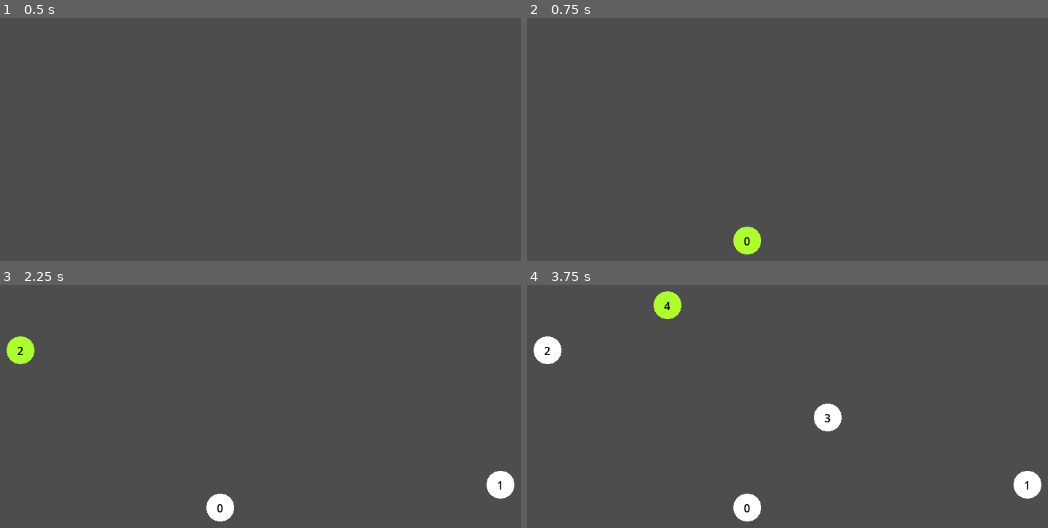
Above: before the commit, frames 1-4 (two rows, left to right).
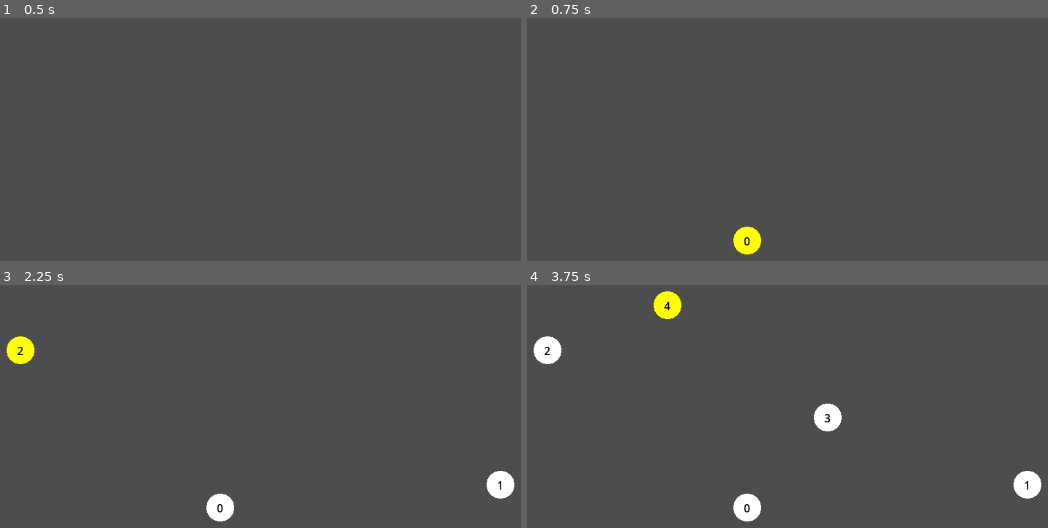
Above: after the commit, the same moments.

Repository: VerticesLTD/Graphos
Game: Godot game, scene res://main.tscn
Same seed, same stepped clock (60 frames per second), same inputs: the game is played once before the commit and once after it.
Inputs (mouse positions are in pixels of both pictures, inside the frame that each line leads up to):
- Up to frame 1 (0.5 s): no input
- Up to frame 2 (0.75 s): tap Enter at 0.5 s; move the mouse to (745, 239) at 0.52 s; hold Ctrl from 0.53 s (still down); click (745, 239) at 0.67 s
- Up to frame 3 (2.25 s): release Ctrl at 1.25 s; tap Space at 1.25 s; drag from (500, 484) to (218, 506) at 1.27 s; tap Enter at 2 s; move the mouse to (20, 350) at 2.02 s; hold Ctrl from 2.03 s (still down); click (20, 350) at 2.17 s
- Up to frame 4 (3.75 s): release Ctrl at 2.75 s; tap Space at 2.75 s; drag from (829, 418) to (547, 350) at 2.77 s; tap Enter at 3.5 s; move the mouse to (667, 304) at 3.52 s; hold Ctrl from 3.53 s (still down); click (667, 304) at 3.67 s

Frame 1 is identical in both runs. In frame 2, 0.5% of the frame differs, in the area x 39-45%, y 86-98%; in frame 3, 0.5%; in frame 4, 0.5%.

Commit message:
made the ui more reactive, ctrl left click is super cool rn! added helper funcs and made teh code simpler

Diff:
--- a/controllers/GraphController.gd
+++ b/controllers/GraphController.gd
@@ -19,9 +19,6 @@
 	InputHandler.subscribe_to_intention(InputHandler.INTENTION_TYPE.MOUSE_MOTION, self)
 	InputHandler.subscribe_to_intention(InputHandler.INTENTION_TYPE.KEYBOARD, self)
 
-## Called every frame.
-func _process(delta: float) -> void:
-	pass
 
 ## ------------------------------------------------------------------------------
 ## INPUT HANDLING
@@ -78,10 +75,19 @@
 
 
 func _handle_hover(mouse_pos: Vector2):
+	# Idea: make the vertex glow
 	pass
 
 func _handle_dragging(mouse_pos: Vector2):
-	pass
+	# 1. Get the actual vertex using the ID
+	var v = graph.get_vertex(dragged_vertex_id)
+
+	# 2. Update the 'pos' property.
+	# THE MAGIC: Because we used a 'set(value)' in the Vertex class,
+	# this will automatically tell the Puppet to move!
+	if v:
+		v.pos = mouse_pos
+
 
 ## Starts dragging a node
 func _start_dragging(id: int) -> void:
@@ -146,42 +152,64 @@
 func _handle_path_connection(pos: Vector2) -> void:
 	var id = graph.get_vertex_collision(pos)
 
-	# Clicked empty space
+	# 1. EMPTY SPACE (Creation)
 	if id == Globals.NOT_FOUND:
-		# 1. Create the new vertex
-		var new_id = graph._next_vertex_id
-		graph.add_vertex(pos, Color.GREEN_YELLOW)
-
-		# 2. If we had a previous selection, connect it to the brand new vertex
-		if not selection_buffer.is_empty():
-			graph.add_edge(selection_buffer.back(), new_id)
-
-		# 3. Add to buffer to continue the path from this new point
-		selection_buffer.append(new_id)
-		return
-
-	# Case 2: If the vertex is the last element, uncheck it, and remove the edge
+		_process_path_creation(pos)
+		return
+
+	# 2. LAST VERTEX (Undo)
 	if not selection_buffer.is_empty() and selection_buffer.back() == id:
-		var u = graph.get_vertex(id)
-		# u.remove_edge(selection_buffer.)
-
-		selection_buffer.erase(id)
-		if u: u.color = Color.WHITE
-		return
-
-	# Case 3: Add new vertex to the path
+		_process_path_undo(id)
+		return
+
+	# 3. EXISTING VERTEX (Connection)
+	_process_path_extension(id)
+
+## Create a vertex where the mouse is, and set it to the head.
+func _process_path_creation(pos: Vector2) -> void:
+	# Update the head's color
+	_set_vertex_color(selection_buffer.back(), Color.GREEN_YELLOW)
+
+	# Create new vertex as the new head
+	var new_id = graph.add_vertex(pos, Color.YELLOW)
+
+	# Connect if possible
+	if not selection_buffer.is_empty():
+		graph.add_edge(selection_buffer.back(), new_id)
+
+	selection_buffer.append(new_id)
+
+## Undo the last operation, remove the previous edge and change the head.
+func _process_path_undo(id: int) -> void:
+	var victim = graph.get_vertex(id)
+
+	# Disconnect from previous
+	if selection_buffer.size() >= 2:
+		var prev_id = selection_buffer[selection_buffer.size() - 2]
+		graph.delete_edge(prev_id, id)
+
+	# Remove teh vertex from the selection_buffer
+	selection_buffer.pop_back()
+
+	_set_vertex_color(selection_buffer.back(), Color.YELLOW)
+
+	# Delete up or reset the undone vertex.
+	if victim and victim.degree == 0:
+		graph.delete_vertex(id)
+	else:
+		if victim: victim.color = Color.WHITE
+
+## Chose an existing vertex, connect.
+func _process_path_extension(id: int) -> void:
+	_set_vertex_color(selection_buffer.back(), Color.GREEN_YELLOW)
+
+	# Connect
+	if not selection_buffer.is_empty():
+		graph.add_edge(selection_buffer.back(), id)
+
+	# Update new head
+	_set_vertex_color(id, Color.YELLOW)
 	selection_buffer.append(id)
-	var v = graph.get_vertex(id)
-
-	# Add a feedback: color the path
-	if v: v.color = Color.YELLOW
-
-	# Gives fidback instantly, auto connects automatically
-	if selection_buffer.size() >= 2:
-		var from_id = selection_buffer[selection_buffer.size() - 2]
-		var to_id = selection_buffer.back()
-		graph.add_edge(from_id, to_id)
-
 
 ## Clears the seletion buffer of the vertices.
 func _clear_selection_context() -> void:
@@ -192,3 +220,10 @@
 
 	# 2. Empty the logic container
 	selection_buffer.clear()
+
+## Sets a vertex color. id type isnt mantioned because we can get null.
+func _set_vertex_color(id, color: Color) -> void:
+	if id == null:
+		return
+	var v = graph.get_vertex(id)
+	if v: v.color = color
--- a/graphs/undirected-graph/UndirectedGraph.gd
+++ b/graphs/undirected-graph/UndirectedGraph.gd
@@ -22,9 +22,6 @@
 
 ## Internal counter to ensure every vertex gets a unique, incremental ID
 var _next_vertex_id: int = 0
-
-## Used to remember which vertices we've selected
-var selection_buffer: Array[int] = []
 
 
 func _ready() -> void:
@@ -70,11 +67,12 @@
 
 ## Adds a vertex to the graph if it does not already exist.
 ## Connects the scenes and data connected to the vertex.
+## Returns the vertex's id.
 ## @param id    Unique vertex identifier.
 ## @param x     Optional x-coordinate.
 ## @param y     Optional y-coordinate.
 ## @param color Optional color.
-func add_vertex(pos: Vector2 = Vector2.ZERO, color: Color = Color.WHITE) -> void:
+func add_vertex(pos: Vector2 = Vector2.ZERO, color: Color = Color.WHITE) -> int:
 	var id = _next_vertex_id # Get the next available ID internally
 	_next_vertex_id += 1 # increment
 
@@ -98,6 +96,7 @@
 	# 6: Tell the graph to listen for when we delete an edge
 	v.edge_removed.connect(_on_edge_removed)
 
+	return id
 
 
 ## Adds an undirected edge between two existing vertices.
@@ -106,6 +105,9 @@
 ## @param dst_id Destination vertex ID.
 ## @param weight Edge weight.
 func add_edge(src_id: int, dst_id: int, weight: int = 1) -> void:
+	if src_id == dst_id or has_edge(src_id, dst_id):
+		return
+
 	var src: Vertex = vertices[src_id]
 	var dst: Vertex = vertices[dst_id]
 
@@ -122,17 +124,18 @@
 
 	var victim: Vertex = vertices[id]
 
-	var e: Edge = victim.edges
-	var removed: int = 0
-	while e:
-		removed += 1
-		e = e.next
-
+	# Signals to remove the visuals of the vertex
+	victim.vanished.emit()
+
+	var num_removed_edges = victim.degree
+
+	# Delete edges next to the vertex
 	for v: Vertex in vertices.values():
 		if v != victim:
 			v.delete_edge(victim)
 
-	num_edges -= removed
+	# Update the graph's metadata
+	num_edges -= num_removed_edges
 	num_vertices -= 1
 	vertices.erase(id)
 
